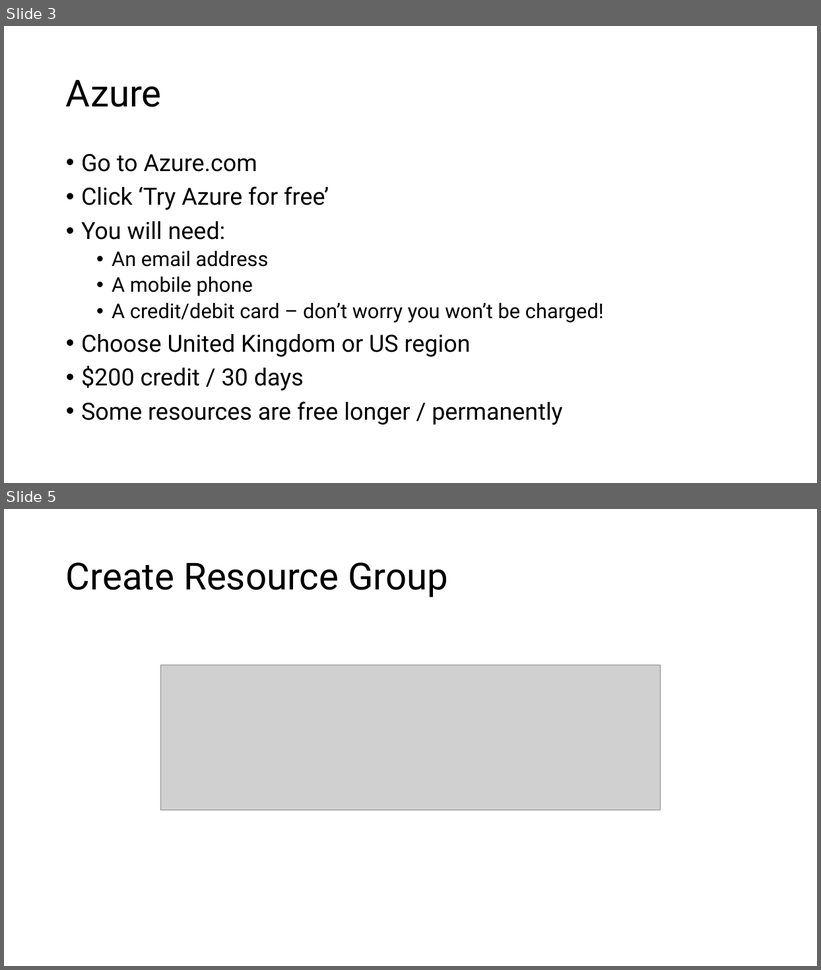
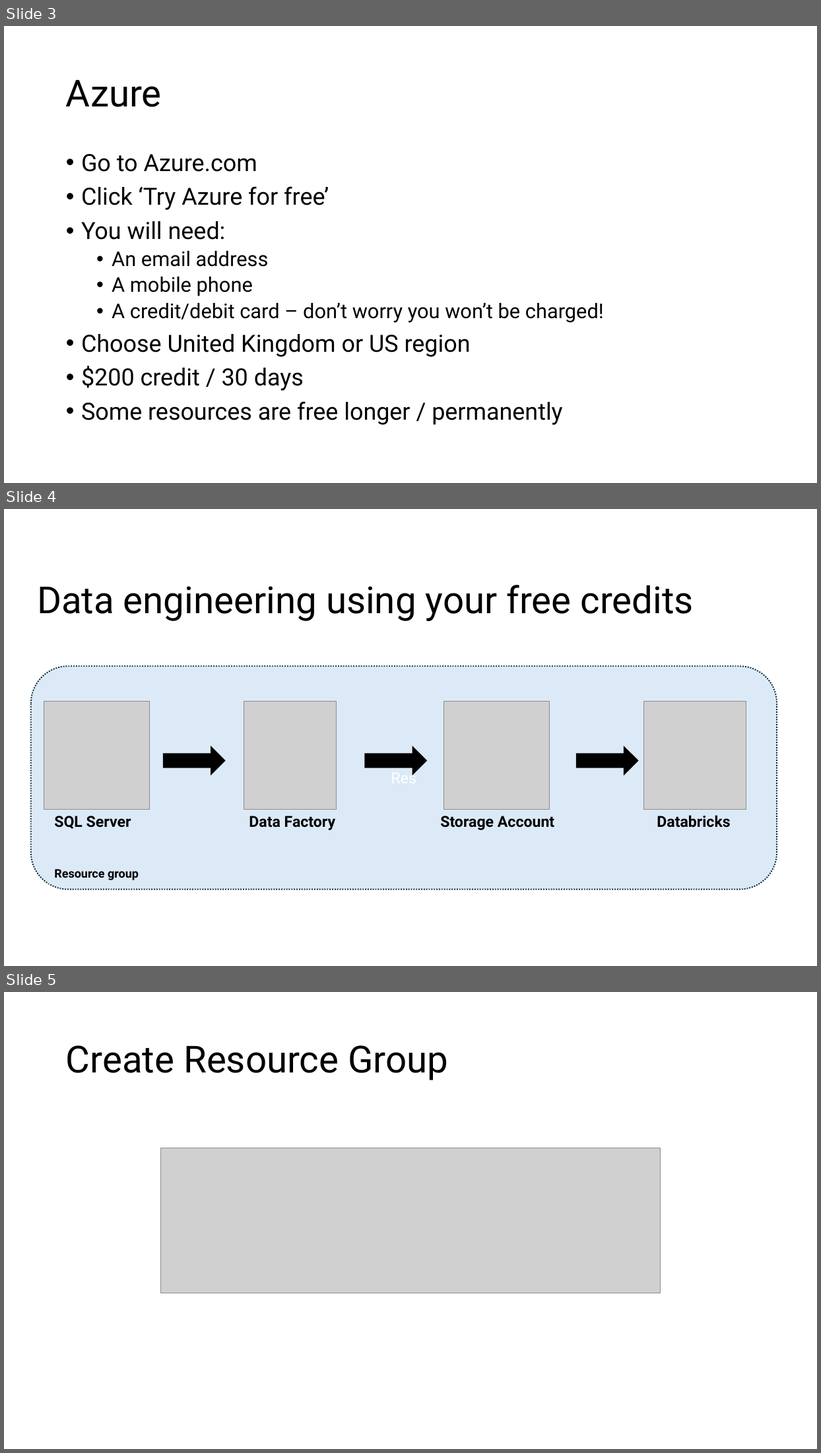
Before and after one commit to phil-a10/Talks, a slide deck: Data Engineering Using Free Tools/Learn Data Engineering For Free.pptx. Shown one above the other, each under a label of ours: slides 3 and 5 before the commit, slides 3, 4 and 5 after it; the slides between them are not shown. The pictures are 821x970 and 821x1453 pixels, drawn with LibreOffice and Linux fonts; fonts in the diff are those of the drawing; grey boxes stand for pictures. Boxes give left, top, right and bottom in pixels: in the first picture for what was removed or moved away, otherwise in the second. Text is boxed around its words. In the diff, an @@ line names an element or a change of style, - is before the commit and + after.

```diff
--- a/Data Engineering Using Free Tools/Learn Data Engineering For Free.pptx
+++ b/Data Engineering Using Free Tools/Learn Data Engineering For Free.pptx
@@ slide 4 added at (4,509,817,966), background #FFFFFF @@
@@ title added at (37,585,694,621), 44 pt, text #000000 @@
+Data engineering using your free credits
@@ rounded rectangle added at (31,666,777,890), fill #DCEAF7, outline #092A39 1.5 pt dashed, 18 pt, text #FFFFFF @@
+Res
@@ picture added at (44,701,150,810) @@
@@ picture added at (244,701,337,810) @@
@@ picture added at (444,701,550,810) @@
@@ picture added at (644,701,746,810) @@
@@ right arrow added at (164,747,225,774), fill #000000, outline #000000 1.5 pt @@
@@ right arrow added at (365,747,426,774), fill #000000, outline #000000 1.5 pt @@
@@ right arrow added at (577,747,638,774), fill #000000, outline #000000 1.5 pt @@
@@ text added at (54,816,131,829), 18 pt, text #000000, bold @@
+SQL Server
@@ text added at (249,816,335,830), 18 pt, text #000000, bold @@
+Data Factory
@@ text added at (440,816,554,830), 18 pt, text #000000, bold @@
+Storage Account
@@ text added at (657,815,730,828), 18 pt, text #000000, bold @@
+Databricks
@@ text added at (54,869,139,881), 14 pt, text #000000, bold @@
+Resource group
```
Also in this commit, not shown: 1 slide changed, 2 other slides added, 1 slide removed, 3 other files.
